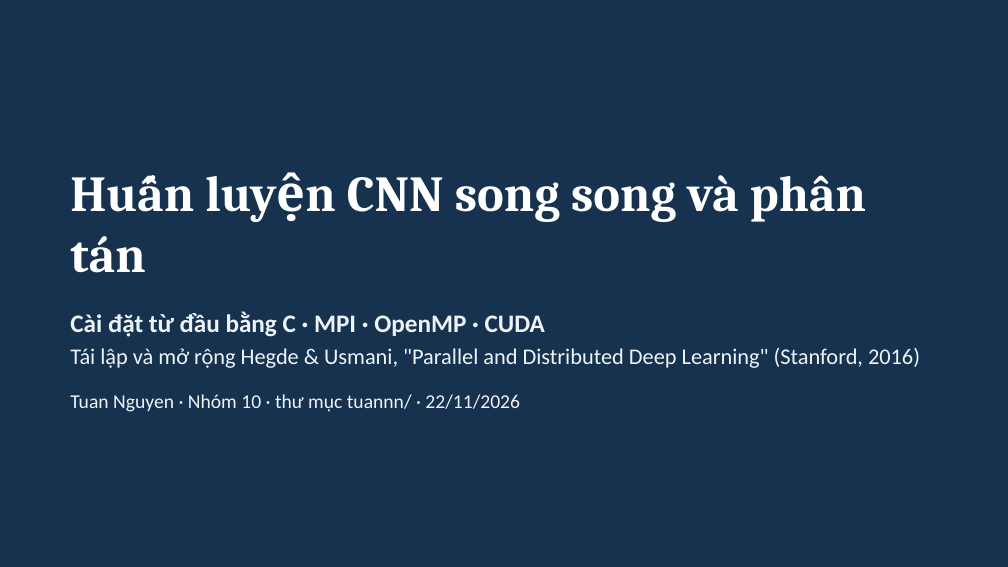
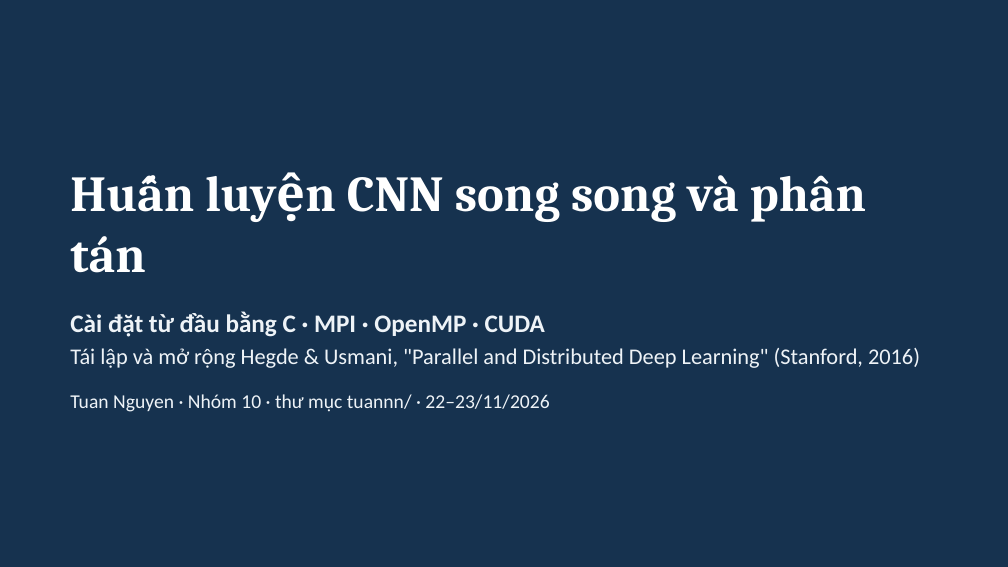
Before and after one commit to ducthinhh1002/High-Performance-Computing, a slide deck: slide 1 of tuannn/slides/tuannn-pdl-bench.pptx. Drawn at 1008x567 pixels with LibreOffice and Linux fonts; fonts in the diff are those of the drawing. Boxes give left, top, right and bottom in pixels: in the first picture for what was removed or moved away, otherwise in the second. Text is boxed around its words. In the diff, an @@ line names an element or a change of style, - is before the commit and + after.

```diff
--- a/tuannn/slides/tuannn-pdl-bench.pptx
+++ b/tuannn/slides/tuannn-pdl-bench.pptx
@@ text at (70,394,549,412): text changed @@
-Tuan Nguyen · Nhóm 10 · thư mục tuannn/ · 22/11/2026
+Tuan Nguyen · Nhóm 10 · thư mục tuannn/ · 22–23/11/2026
```
Also in this commit, not shown: 10 other slides changed, 9 slides added.
